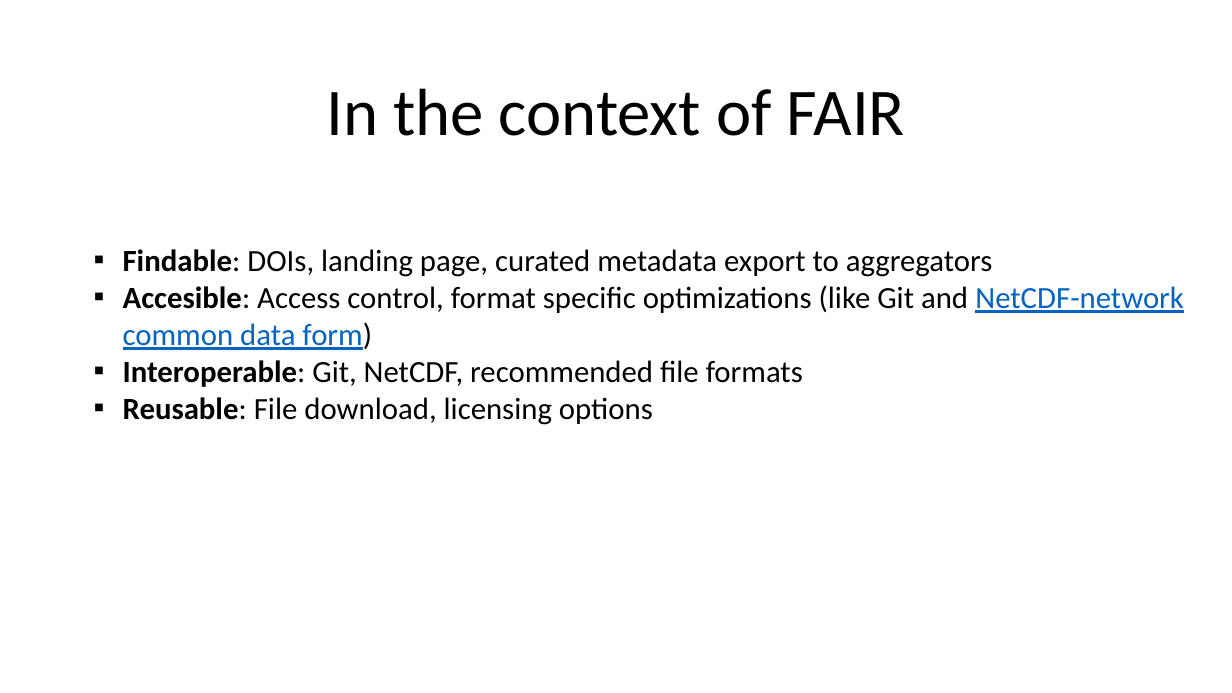
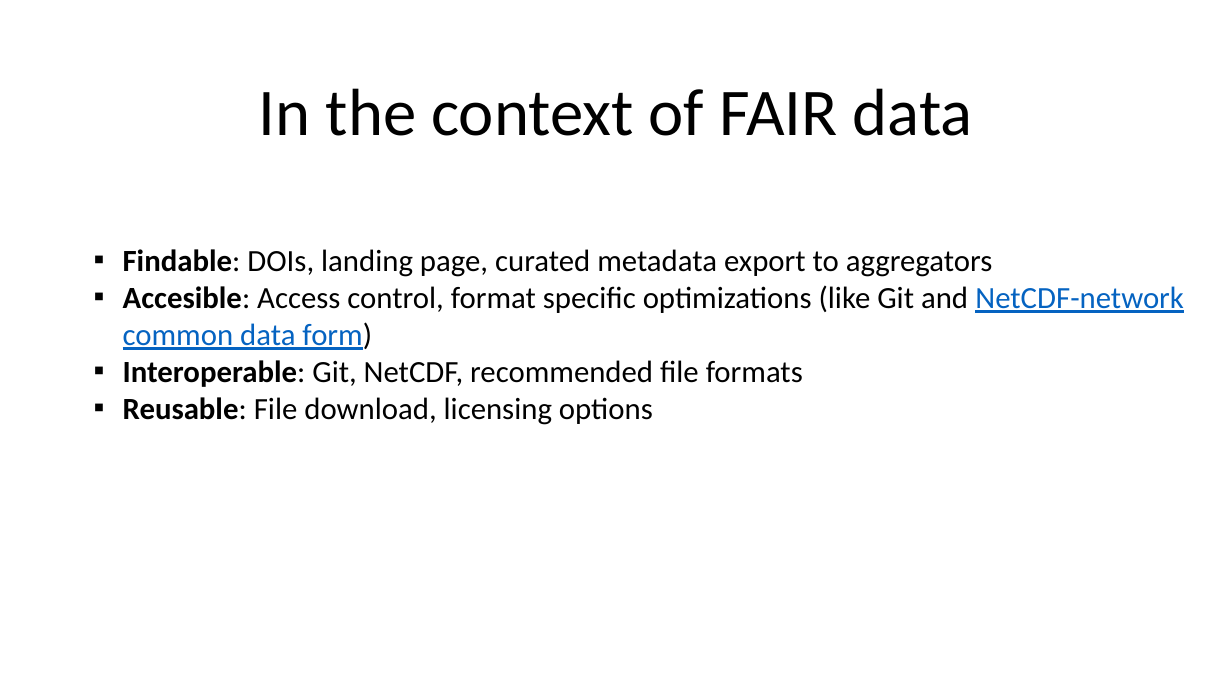
Before and after one commit to leilaicruz/Git4TUmembers_lesson, a slide deck: slide 7 of Get to know 4TU (day 2).pptx. Drawn at 1232x693 pixels with LibreOffice and Linux fonts; fonts in the diff are those of the drawing. Boxes give left, top, right and bottom in pixels: in the first picture for what was removed or moved away, otherwise in the second. Text is boxed around its words. In the diff, an @@ line names an element or a change of style, - is before the commit and + after.

```diff
--- a/Get to know 4TU (day 2).pptx
+++ b/Get to know 4TU (day 2).pptx
@@ title at (259, 88, 973, 136): text changed @@
-In the context of FAIR
+In the context of FAIR data
```
Also in this commit, not shown: 37 other files.
